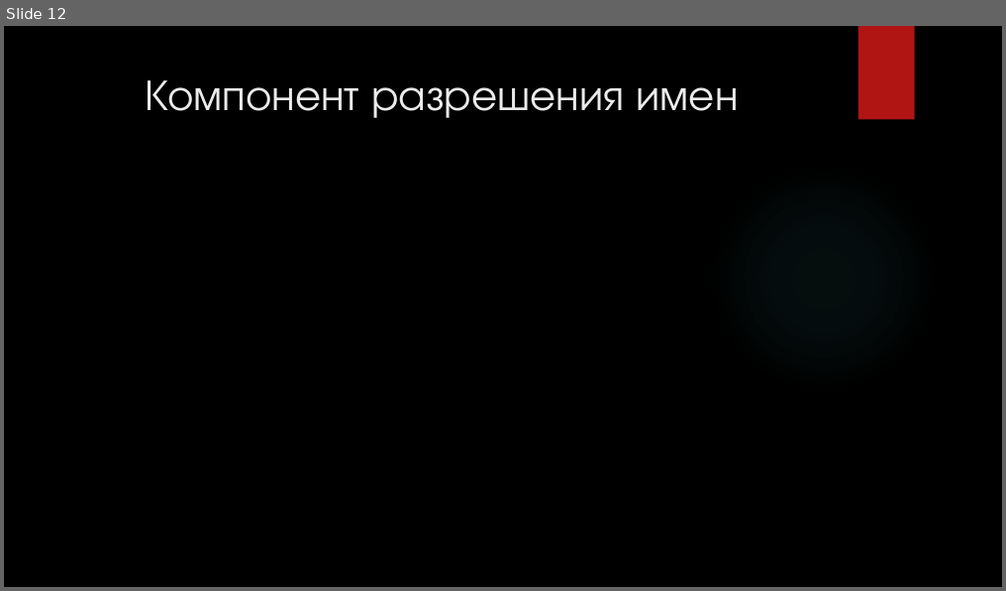
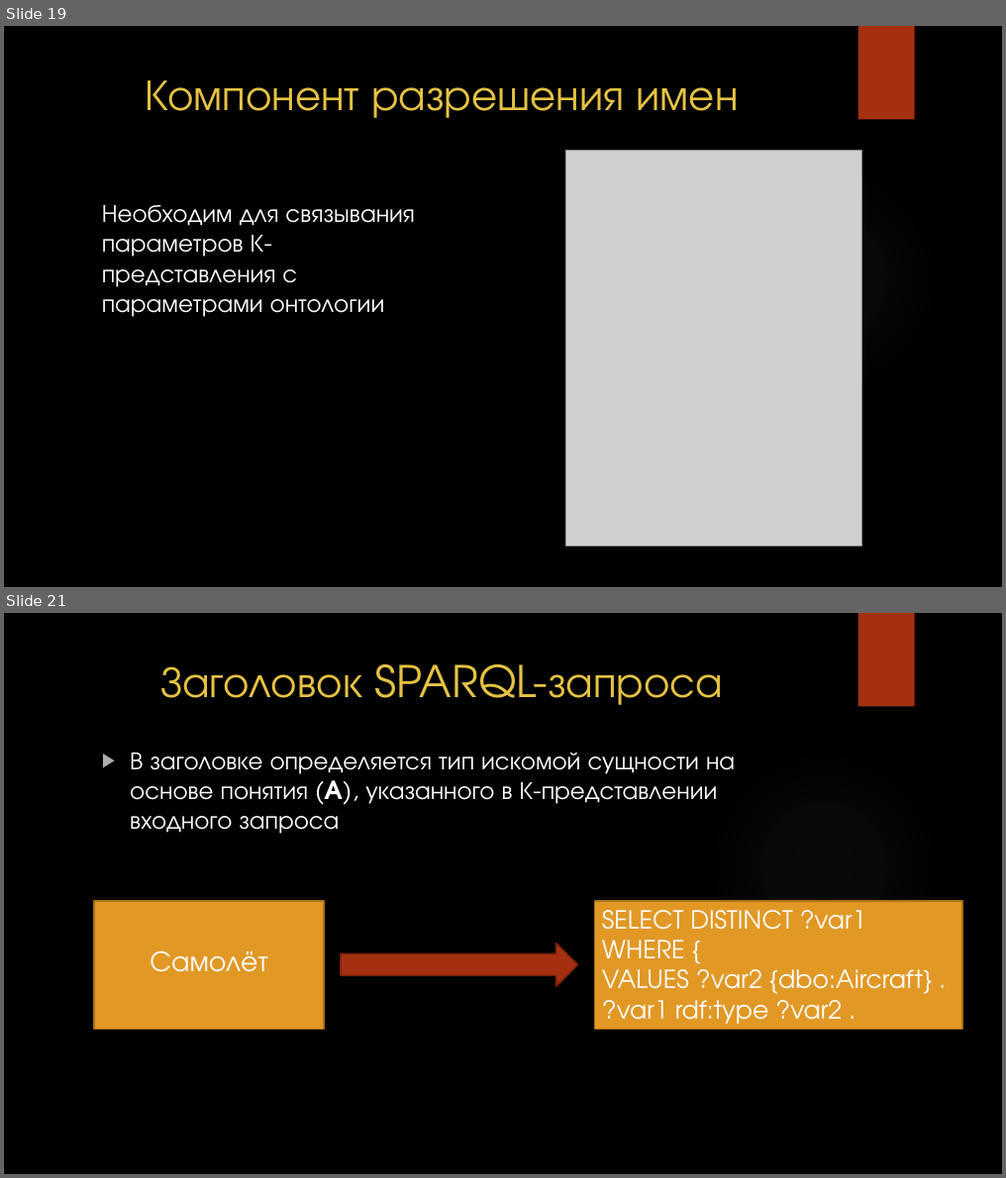
Before and after one commit to docNemo/diplom, a slide deck: Презентация/Принципы проектирования СОЕЯ интерфейсов.pptx. Shown one above the other, each under a label of ours: slide 12 before the commit, slides 19 and 21 after it; the slides between them are not shown. The pictures are 1006x591 and 1006x1178 pixels, drawn with LibreOffice and Linux fonts; fonts in the diff are those of the drawing; grey boxes stand for pictures; background and template pictures are left out. Boxes give left, top, right and bottom in pixels: in the first picture for what was removed or moved away, otherwise in the second. Text is boxed around its words. In the diff, an @@ line names an element or a change of style, - is before the commit and + after.

```diff
--- a/Презентация/Принципы проектирования СОЕЯ интерфейсов.pptx
+++ b/Презентация/Принципы проектирования СОЕЯ интерфейсов.pptx
@@ slide 21 added at <box>4,613,1002,1174</box>, background picture (left out); not listed: 2 template elements that a slide beside it also shows @@
@@ title added at <box>160,664,723,705</box>, 42 pt, text #E5C243 @@
+Заголовок SPARQL-запроса
@@ text added at <box>130,753,735,834</box>, 24 pt, text #FFFFFF @@
+▶ В заголовке определяется тип искомой сущности на основе понятия (A), указанного в К-представлении входного запроса
@@ rectangle added at <box>94,901,325,1029</box>, fill #E19825, outline #A6701B 1.5 pt @@
@@ rectangle added at <box>595,901,963,1029</box>, fill #E19825, outline #A6701B 1.5 pt @@
@@ text added at <box>602,910,933,1031</box>, 24 pt, text #FFFFFF @@
+SELECT DISTINCT ?var1
+WHERE {
+VALUES ?var2 {dbo:Aircraft} .
+?var1 rdf:type ?var2 .
@@ text added at <box>150,951,268,972</box>, 28 pt, text #FFFFFF @@
+Самолёт
@@ right arrow added at <box>341,943,578,986</box>, fill #A5300F, outline #7A240B 1.5 pt @@
@@ what was slide 12 is now slide 19 @@
@@ slide 19 changed as well @@
@@ rectangle at <box>858,26,915,120</box>: fill #B01513 to #A5300F @@
@@ title "Компонент разрешения имен" at <box>146,80,739,118</box>: text colour #EBEBEB to #E5C243 @@
@@ picture added at <box>565,151,862,547</box> @@
@@ ellipse at <box>709,163,939,393</box>: fill gradient #50B9C1 to gradient #848484 @@
@@ text added at <box>102,205,414,317</box>, 24 pt, text #FFFFFF @@
+Необходим для связывания параметров К-представления с параметрами онтологии
```
Also in this commit, not shown: 21 other slides changed, 5 other slides added, 5 slides removed, 15 other files.
